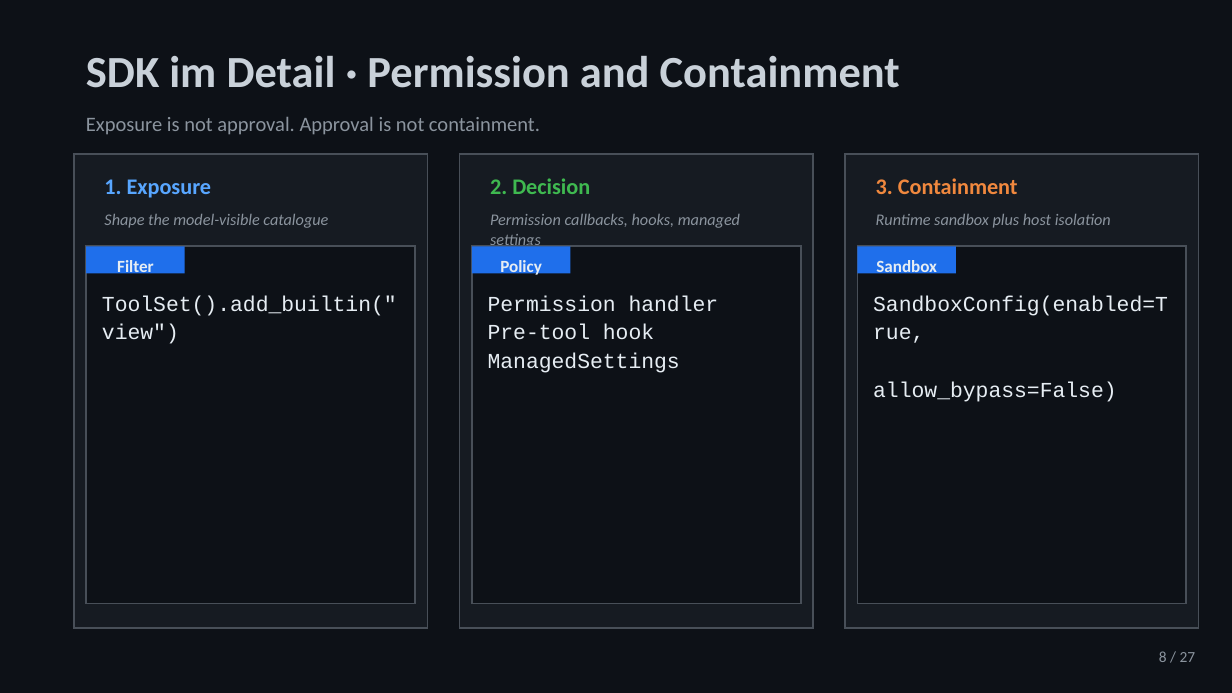
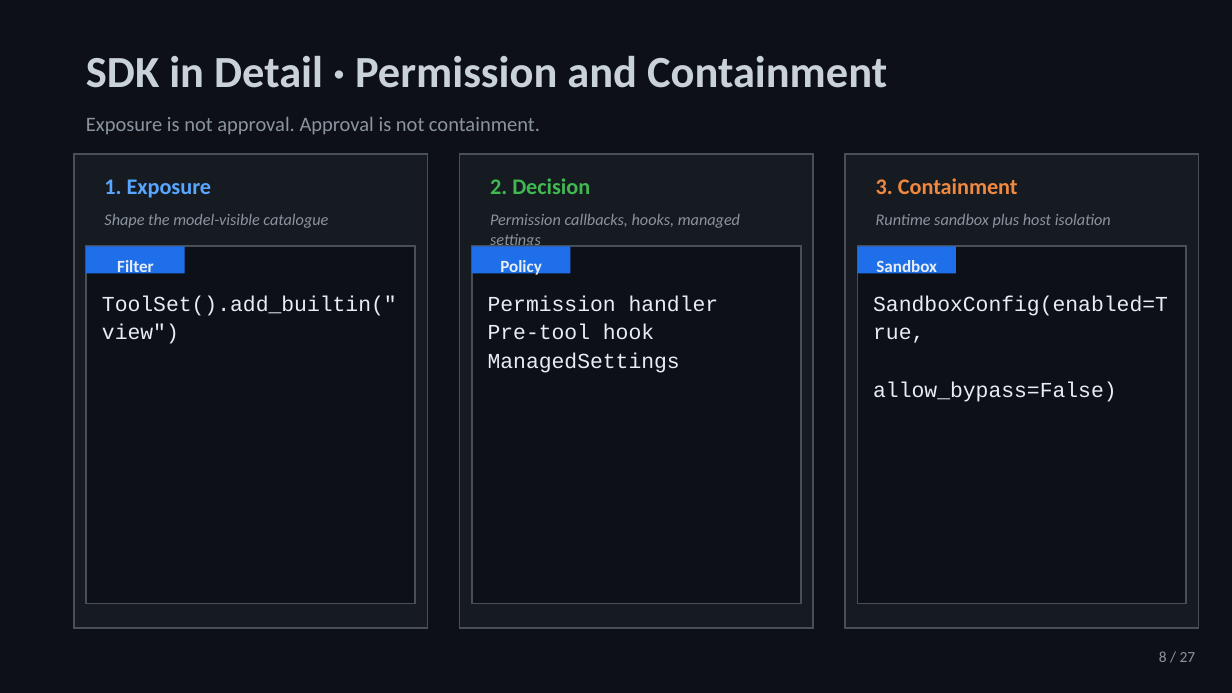
Before and after one commit to jeffrey-groneberg/ghcp_sdk, a slide deck: slide 8 of GitHub-Copilot-SDK.pptx. Drawn at 1232x693 pixels with LibreOffice and Linux fonts; fonts in the diff are those of the drawing. Boxes give left, top, right and bottom in pixels: in the first picture for what was removed or moved away, otherwise in the second. Text is boxed around its words. In the diff, an @@ line names an element or a change of style, - is before the commit and + after.

```diff
--- a/GitHub-Copilot-SDK.pptx
+++ b/GitHub-Copilot-SDK.pptx
@@ text at bbox=[86, 56, 887, 88]: text changed @@
-SDK im Detail · Permission and Containment
+SDK in Detail · Permission and Containment
```
Also in this commit, not shown: 10 other slides changed, 1 other file.
